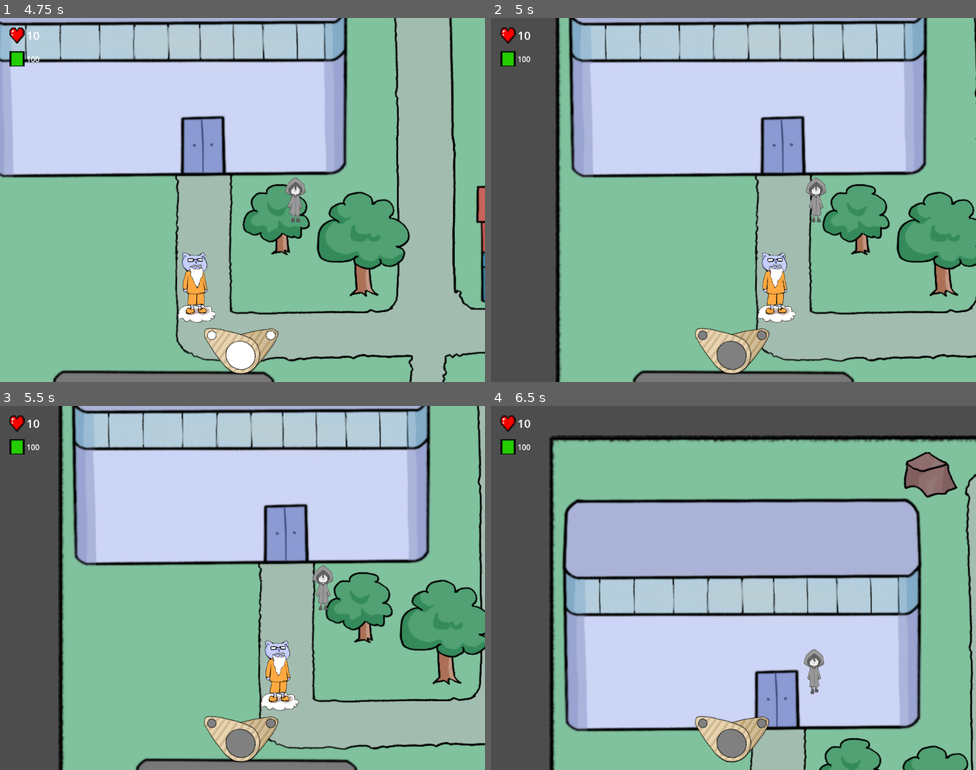
Above: before the commit, frames 1-4 (two rows, left to right).
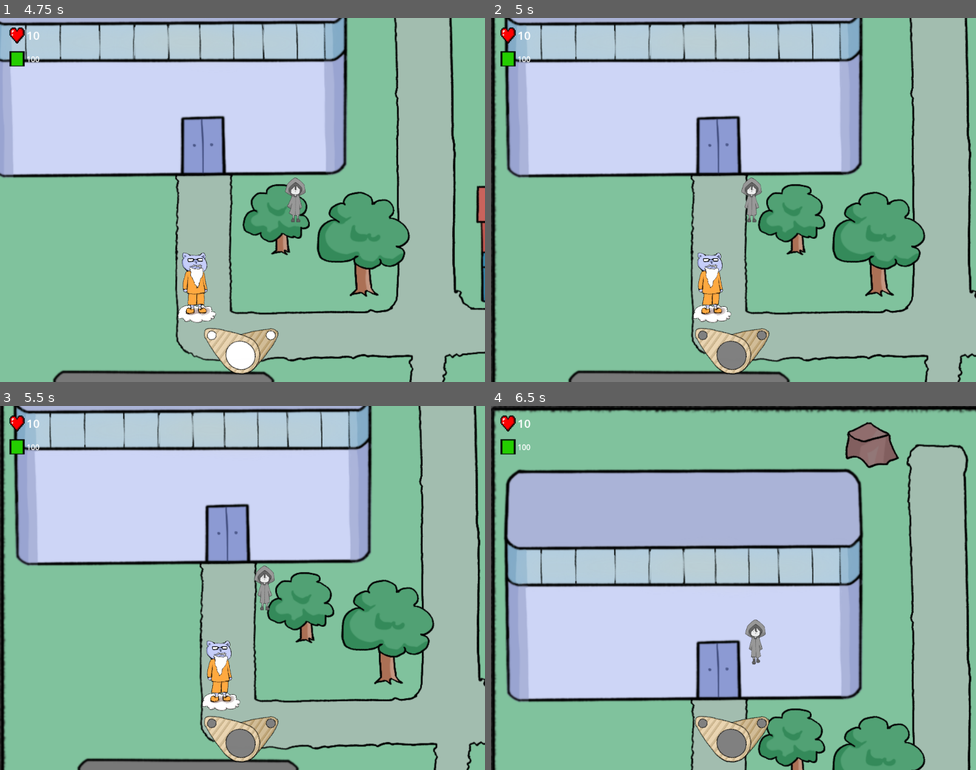
Above: after the commit, the same moments.

Repository: JMSVY-Super-Cool-Group-14/Dye-Chromatic
Game: Godot game, scene res://scenes/ui/main.tscn
Same seed, same stepped clock (60 frames per second), same inputs: the game is played once before the commit and once after it.
Inputs (mouse positions are in pixels of both pictures, inside the frame that each line leads up to):
- Up to frame 1 (4.75 s): click "New Game" at 0.5 s; move the mouse to (349, 181) at 1.27 s; hold D (move_right) 1.28-2.03 s; tap C (interact) at 1.35 s; move the mouse to (145, 218) at 2.02 s; hold S (move_down) 2.03-2.78 s; tap V (lock_on) at 2.1 s; move the mouse to (291, 119) at 2.77 s; hold D (move_right) 2.78-3.53 s; hold F (melee_attack) 2.78-3.53 s; move the mouse to (218, 272) at 3.52 s; hold W (move_up) 3.53-4.28 s; tap Down (move_camera_down) at 3.6 s; move the mouse to (388, 254) at 4.27 s; hold Q (left_colour) from 4.28 s (still down); hold Left (move_camera_left) from 4.28 s (still down)
- Up to frame 2 (5 s): keep holding Q (left_colour); keep holding Left (move_camera_left)
- Up to frame 3 (5.5 s): keep holding Q (left_colour); move the mouse to (97, 533) at 5.02 s; release Left (move_camera_left) at 5.03 s; tap Right (move_camera_right) at 5.1 s
- Up to frame 4 (6.5 s): tap Enter at 5.75 s; move the mouse to (757, 588) at 5.77 s; release Q (left_colour) at 5.78 s; hold S (move_down) from 5.78 s (still down); hold Up (move_camera_up) from 5.78 s (still down)

Frame 1 is identical in both runs. In frame 2, 53% of the frame differs, in the area x 0-100%, y 0-100%; in frame 3, 52%; in frame 4, 71%.

Commit message:
Fixed default settings for starting area

Diff:
--- a/src/scenes/player.tscn
+++ b/src/scenes/player.tscn
@@ -314,6 +314,8 @@
 
 [node name="Player" type="Area2D" groups=["player"]]
 script = ExtResource("1_p4u05")
+min_x = 10
+min_y = 0
 max_y = 800
 
 [node name="AnimatedSprite2D" type="AnimatedSprite2D" parent="."]
@@ -331,10 +333,10 @@
 
 [node name="PlayerCam" type="Camera2D" parent="."]
 zoom = Vector2(5, 5)
-limit_left = 45
-limit_top = 30
-limit_right = 825
-limit_bottom = 770
+limit_left = 0
+limit_top = 0
+limit_right = 820
+limit_bottom = 820
 script = ExtResource("34_oibyl")
 
 [node name="MeleeRange" type="Area2D" parent="."]
--- a/src/scripts/Camera2D.gd
+++ b/src/scripts/Camera2D.gd
@@ -80,7 +80,7 @@
 	last_player_position = player.position
 
 func set_limits():
-	limit_left = -1000
-	limit_right = 1000
-	limit_top = -1000
-	limit_bottom = 1000
+	limit_left = 0
+	limit_right = 820
+	limit_top = 0
+	limit_bottom = 820
